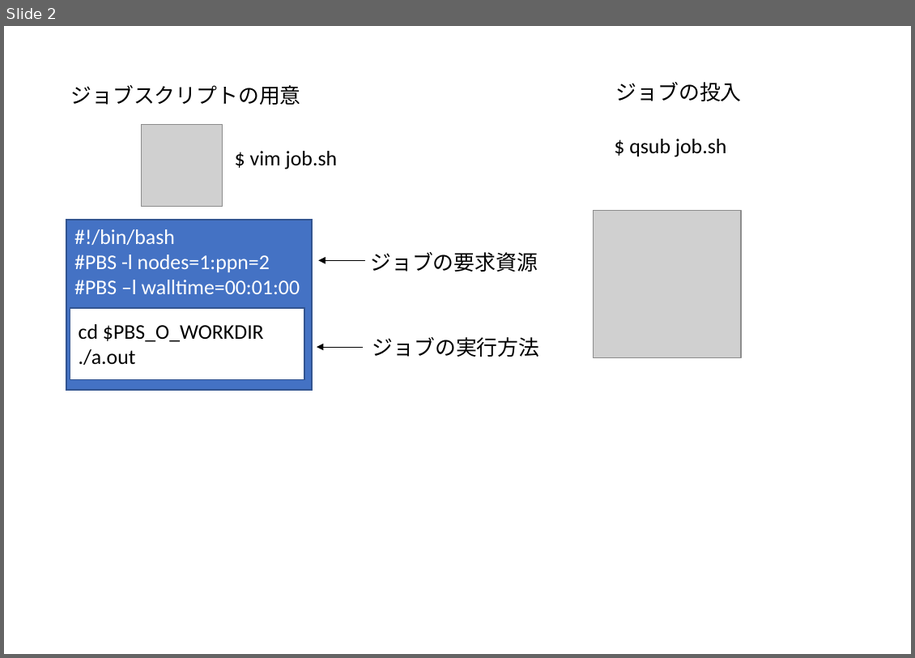
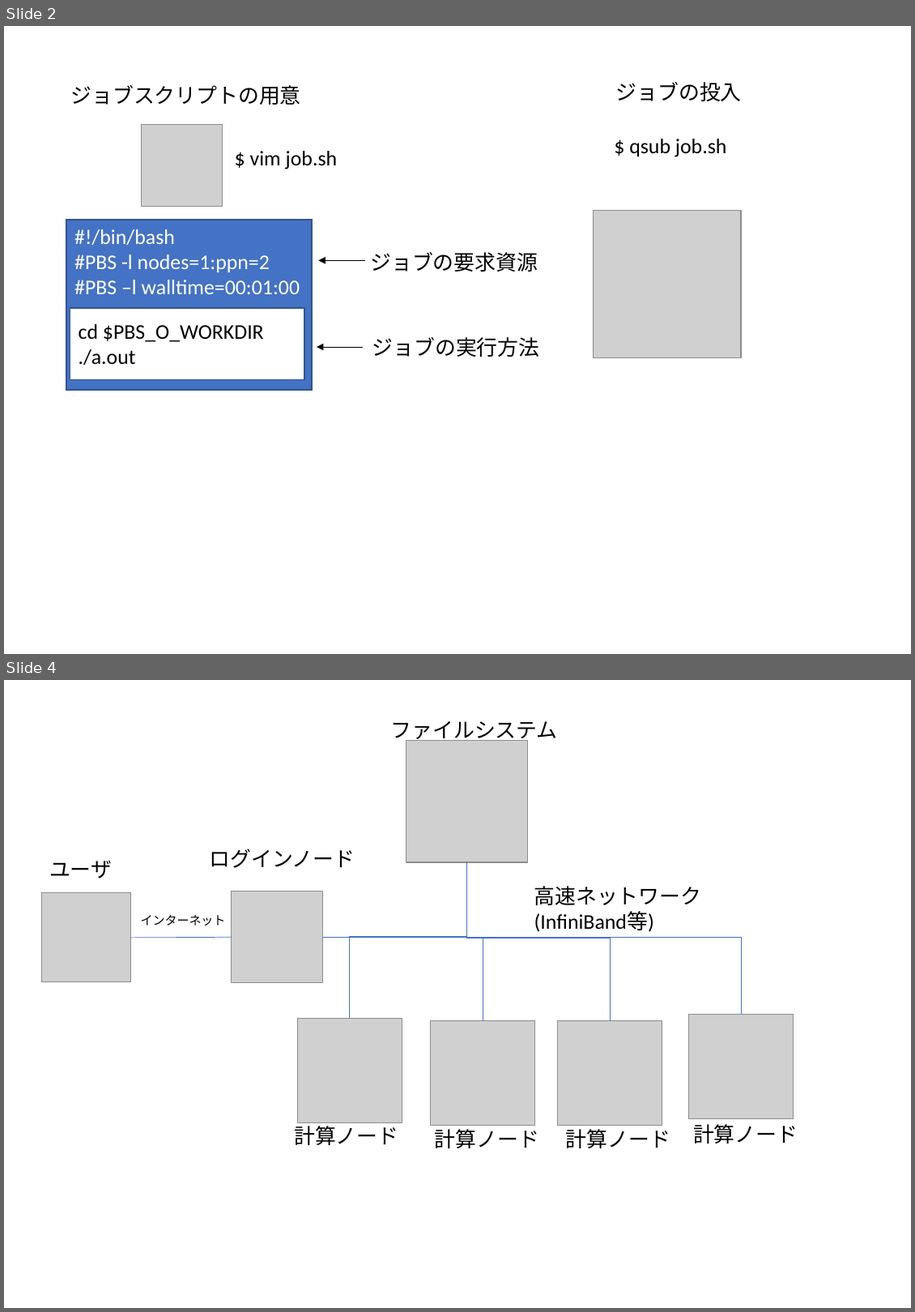
Before and after one commit to kaityo256/sevendayshpc, a slide deck: day2/fig/fig.pptx. Shown one above the other, each under a label of ours: slide 2 before the commit, slides 2 and 4 after it; the slides between them are not shown. The pictures are 915x658 and 915x1312 pixels, drawn with LibreOffice and Linux fonts; fonts in the diff are those of the drawing; grey boxes stand for pictures. Boxes give left, top, right and bottom in pixels: in the first picture for what was removed or moved away, otherwise in the second. Text is boxed around its words. In the diff, an @@ line names an element or a change of style, - is before the commit and + after.

```diff
--- a/day2/fig/fig.pptx
+++ b/day2/fig/fig.pptx
@@ slide 4 added at [4,680,911,1308], background #FFFFFF @@
@@ text added at [391,721,558,742], 18 pt, text #000000 @@
+ファイルシステム
@@ picture added at [406,740,527,861] @@
@@ text added at [210,848,356,868], 18 pt, text #000000 @@
+ログインノード
@@ text added at [49,860,112,878], 18 pt, text #000000 @@
+ユーザ
@@ elbow line added from (323, 937) to (467, 862), #4472C4 0.5 pt @@
@@ elbow line added from (467, 862) to (350, 1019), #4472C4 0.5 pt @@
@@ elbow line added from (467, 862) to (484, 1021), #4472C4 0.5 pt @@
@@ elbow line added from (467, 862) to (611, 1021), #4472C4 0.5 pt @@
@@ elbow line added from (467, 862) to (742, 1015), #4472C4 0.5 pt @@
@@ picture added at [42,893,130,981] @@
@@ picture added at [231,891,323,983] @@
@@ text added at [535,886,702,932], 18 pt, text #000000 @@
+高速ネットワーク
+(InfiniBand等)
@@ text added at [141,915,226,925], 10.5 pt, text #000000 @@
+インターネット
@@ line added from (130, 938) to (231, 937), #4472C4 0.5 pt @@
@@ picture added at [297,1019,402,1123] @@
@@ picture added at [689,1015,794,1119] @@
@@ picture added at [430,1021,535,1126] @@
@@ picture added at [558,1021,663,1126] @@
@@ text added at [294,1122,398,1145], 18 pt, text #000000 @@
+計算ノード
@@ text added at [435,1125,539,1148], 18 pt, text #000000 @@
+計算ノード
@@ text added at [566,1125,671,1148], 18 pt, text #000000 @@
+計算ノード
@@ text added at [693,1124,798,1143], 18 pt, text #000000 @@
+計算ノード
```
Also in this commit, not shown: 1 other slide added, 3 other files.
